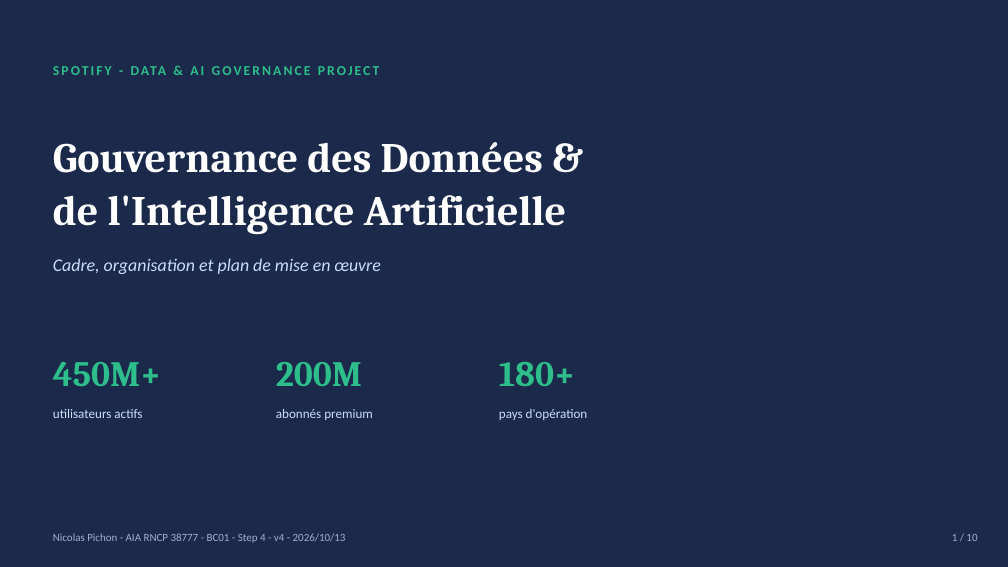
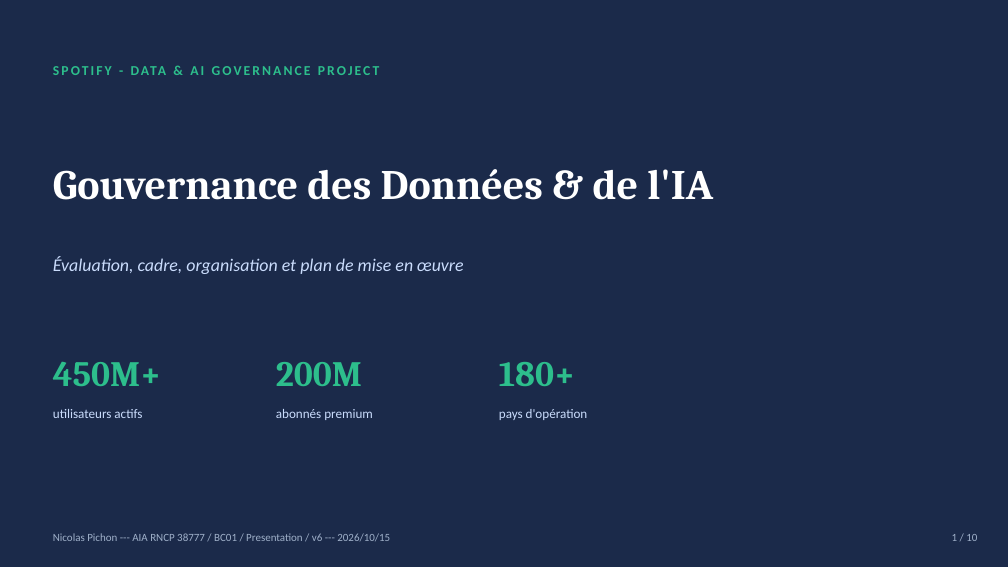
Before and after one commit to nicolaspichon-git/jedha-data-scientist-lead-bloc1--spotify-project, a slide deck: slide 1 of deliverables/spotify-step-4-presentation.pptx. Drawn at 1008x567 pixels with LibreOffice and Linux fonts; fonts in the diff are those of the drawing. Boxes give left, top, right and bottom in pixels: in the first picture for what was removed or moved away, otherwise in the second. Text is boxed around its words. In the diff, an @@ line names an element or a change of style, - is before the commit and + after.

```diff
--- a/deliverables/spotify-step-4-presentation.pptx
+++ b/deliverables/spotify-step-4-presentation.pptx
@@ text at (53, 169, 713, 200): text changed @@
-Gouvernance des Données &
-de l'Intelligence Artificielle
+Gouvernance des Données & de l'IA
@@ text at (53, 257, 463, 274): text changed @@
-Cadre, organisation et plan de mise en œuvre
+Évaluation, cadre, organisation et plan de mise en œuvre
@@ text at (53, 533, 390, 541): text changed @@
-Nicolas Pichon - AIA RNCP 38777 - BC01 - Step 4 - v4 - 2026/10/13
+Nicolas Pichon --- AIA RNCP 38777 / BC01 / Presentation / v6 --- 2026/10/15
```
Also in this commit, not shown: 9 other slides changed, 12 other files.
